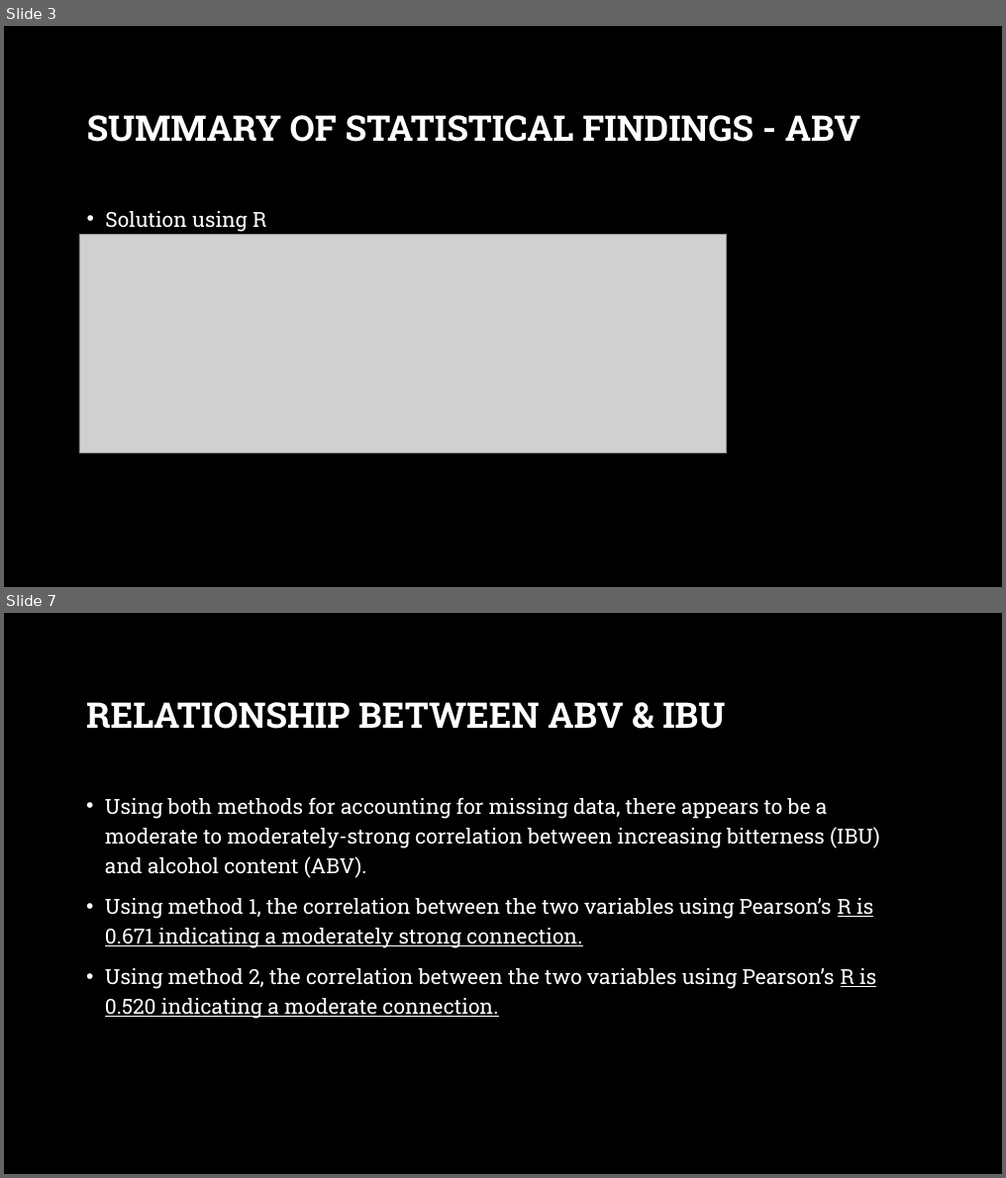
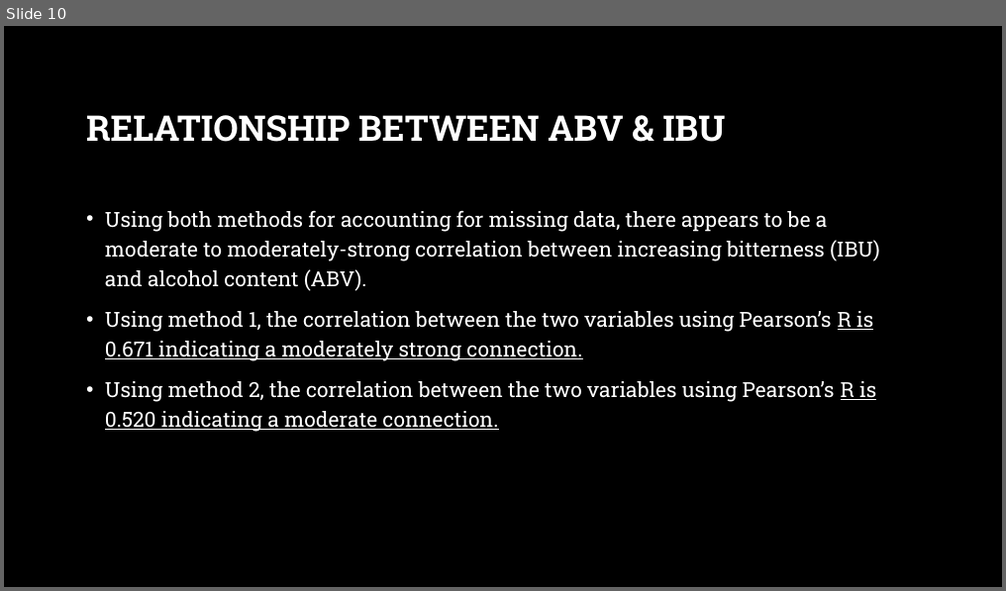
Before and after one commit to IndyD/MSDS-6306-case-study-1, a slide deck: Case Study – Budweiser Brewery Insights.pptx. Shown one above the other, each under a label of ours: slides 3 and 7 before the commit, slide 10 after it; the slides between them are not shown. The pictures are 1006x1178 and 1006x591 pixels, drawn with LibreOffice and Linux fonts; fonts in the diff are those of the drawing; grey boxes stand for pictures; background and template pictures are left out. Boxes give left, top, right and bottom in pixels: in the first picture for what was removed or moved away, otherwise in the second. Text is boxed around its words. In the diff, an @@ line names an element or a change of style, - is before the commit and + after.

```diff
--- a/Case Study – Budweiser Brewery Insights.pptx
+++ b/Case Study – Budweiser Brewery Insights.pptx
@@ slide 3 removed at (4,26,1002,587), background picture (left out) @@
@@ title removed at (87,115,860,142) @@
-SUMMARY OF STATISTICAL FINDINGS - ABV
@@ text removed at (105,211,266,232) @@
-• Solution using R
@@ picture removed at (79,235,727,454) @@
@@ what was slide 7 is now slide 10 @@
```
Also in this commit, not shown: 5 slides changed, 5 slides added.
